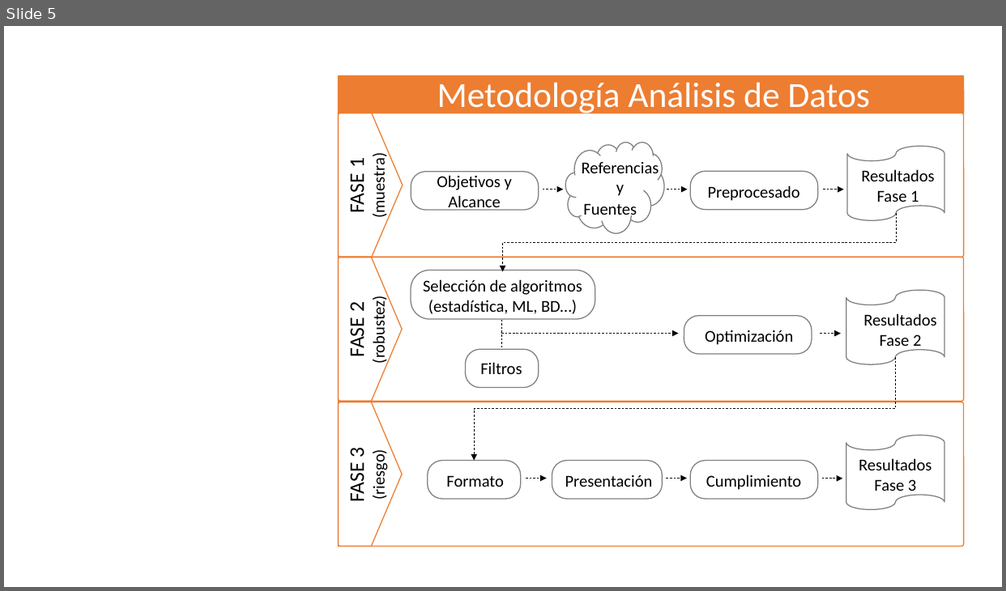
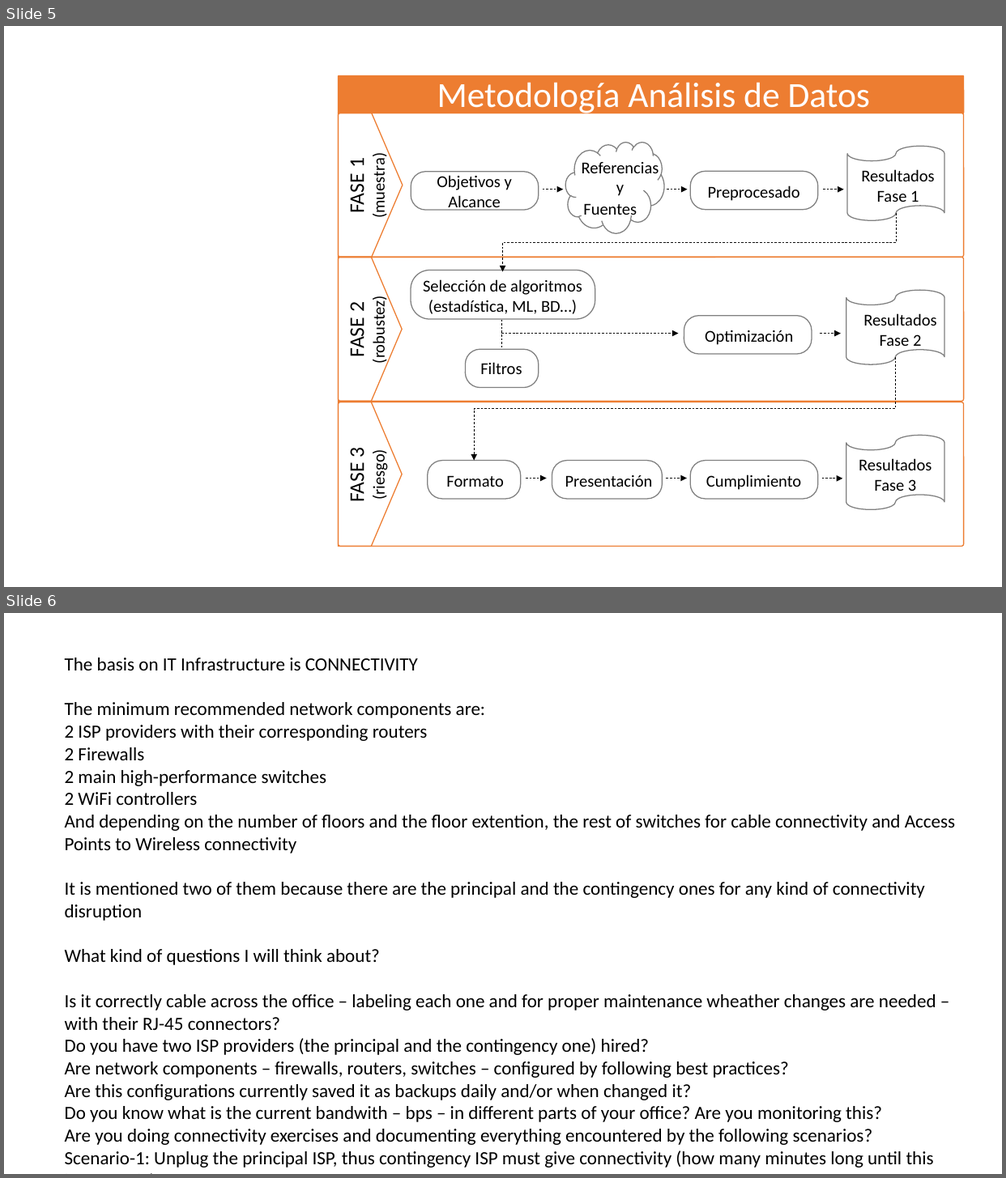
Before and after one commit to antoniojturel/cv, a slide deck: CV-AJTR.pptx. Shown one above the other, each under a label of ours: slide 5 before the commit, slides 5 and 6 after it. The pictures are 1006x591 and 1006x1178 pixels, drawn with LibreOffice and Linux fonts; fonts in the diff are those of the drawing. Boxes give left, top, right and bottom in pixels: in the first picture for what was removed or moved away, otherwise in the second. Text is boxed around its words. In the diff, an @@ line names an element or a change of style, - is before the commit and + after.

```diff
--- a/CV-AJTR.pptx
+++ b/CV-AJTR.pptx
@@ slide 6 added at [4, 613, 1002, 1174], background #FFFFFF @@
@@ text added at [65, 658, 955, 1168], 18 pt, text #000000 @@
+The basis on IT Infrastructure is CONNECTIVITY
+The minimum recommended network components are:
+2 ISP providers with their corresponding routers
+2 Firewalls
+2 main high-performance switches
+2 WiFi controllers
+And depending on the number of floors and the floor extention, the rest of switches for cable connectivity and Access Points to Wireless connectivity
+It is mentioned two of them because there are the principal and the contingency ones for any kind of connectivity disruption
+What kind of questions I will think about?
+Is it correctly cable across the office – labeling each one and for proper maintenance wheather changes are needed – with their RJ-45 connectors?
+Do you have two ISP providers (the principal and the contingency one) hired?
+Are network components – firewalls, routers, switches – configured by following best practices?
+Are this configurations currently saved it as backups daily and/or when changed it?
+Do you know what is the current bandwith – bps – in different parts of your office? Are you monitoring this?
+Are you doing connectivity exercises and documenting everything encountered by the following scenarios?
+Scenario-1: Unplug the principal ISP, thus contingency ISP must give connectivity (how many minutes long until this happened?)
+Scenario-2: Unplug the principal switch, thus contingency ISP must give connectivity (how many minutes long until this happened?)
+Scenario-3:
```
Also in this commit, not shown: 1 other slide added, 2 other files.
